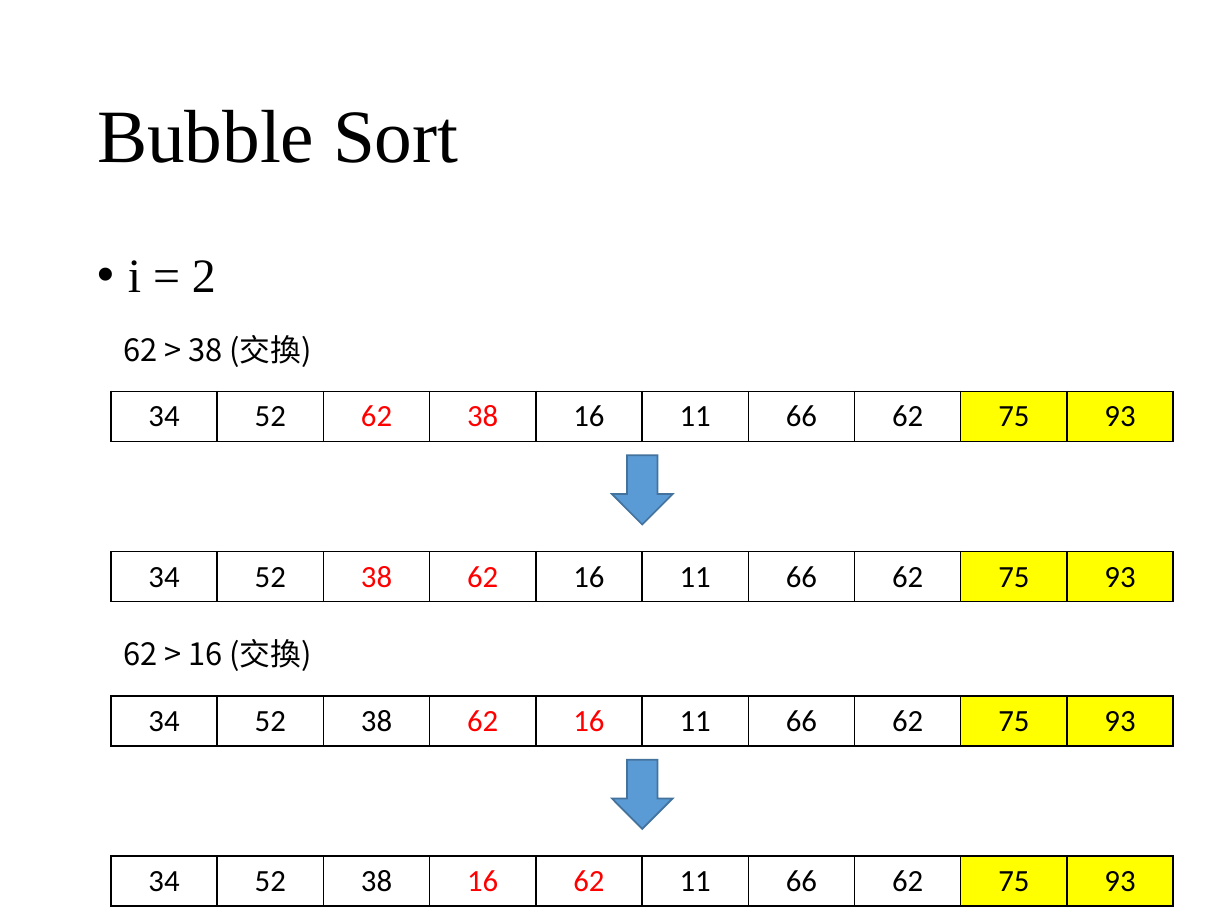
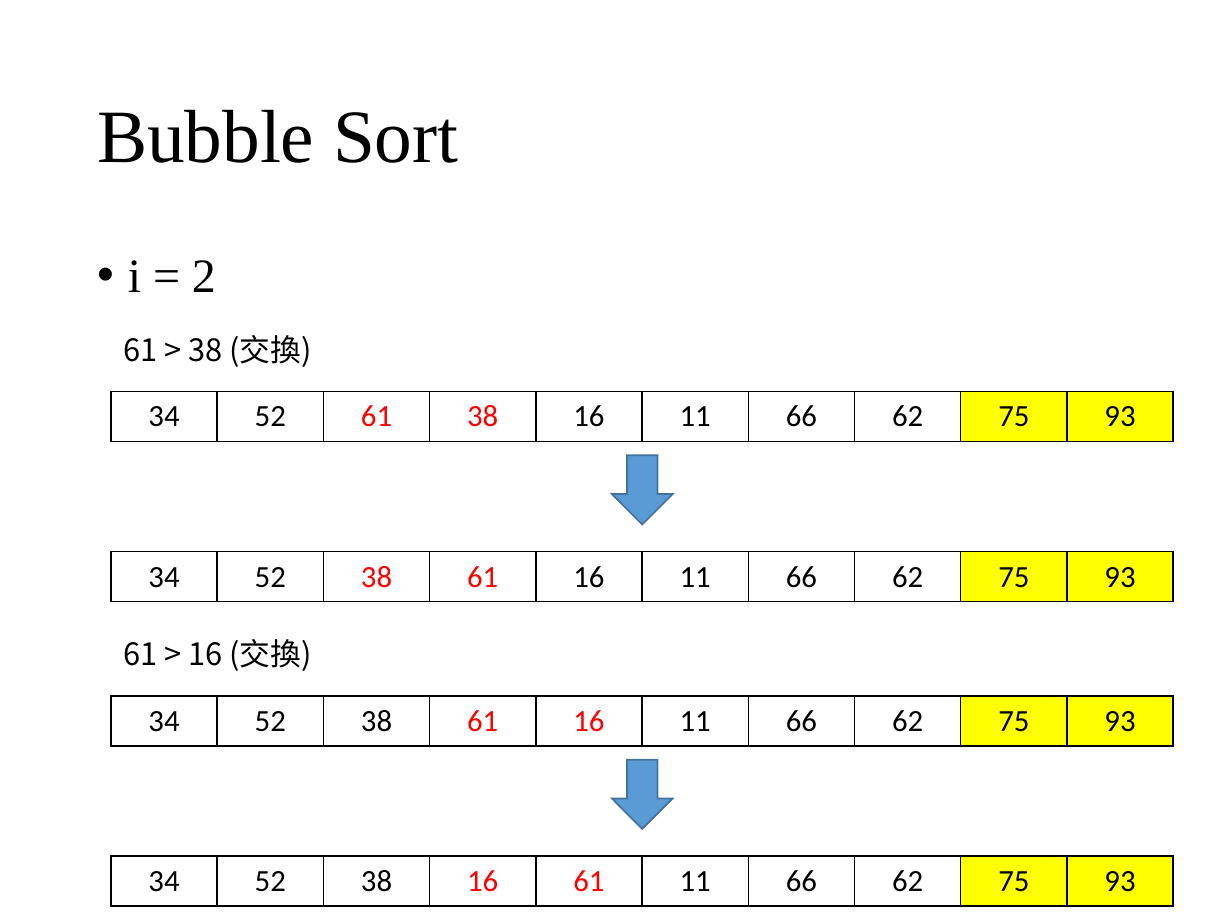
Before and after one commit to wangruxing/DataStructure, a slide deck: slide 23 of Chapter 7 Sorting/chapter 7.pptx. Drawn at 1232x924 pixels with LibreOffice and Linux fonts; fonts in the diff are those of the drawing. Boxes give left, top, right and bottom in pixels: in the first picture for what was removed or moved away, otherwise in the second. Text is boxed around its words. In the diff, an @@ line names an element or a change of style, - is before the commit and + after.

```diff
--- a/Chapter 7 Sorting/chapter 7.pptx
+++ b/Chapter 7 Sorting/chapter 7.pptx
@@ text at (123,335,312,367): text changed @@
-62 > 38 (交換)
+61 > 38 (交換)
@@ table at (111,392,1170,442) @@
-row 1, column 3: 62
+row 1, column 3: 61
@@ table at (111,552,1170,602) @@
-row 1, column 4: 62
+row 1, column 4: 61
@@ text at (123,639,311,671): text changed @@
-62 > 16 (交換)
+61 > 16 (交換)
@@ table at (111,696,1170,747) @@
-row 1, column 4: 62
+row 1, column 4: 61
@@ table at (111,856,1170,907) @@
-row 1, column 5: 62
+row 1, column 5: 61
```
Also in this commit, not shown: 18 other slides changed, 12 slides added, 21 other files.
